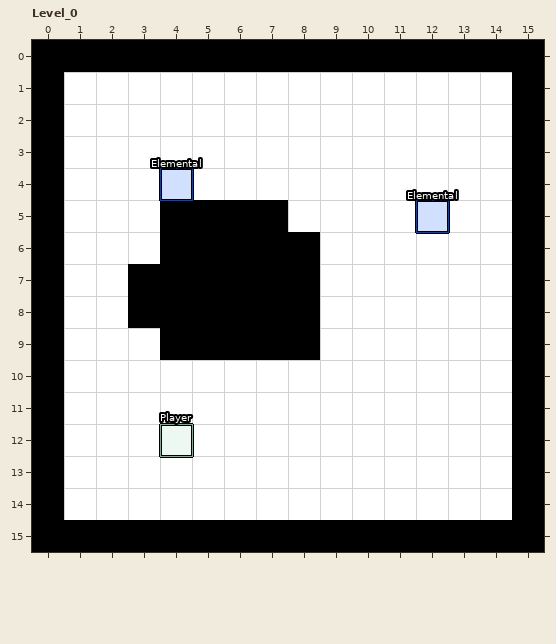
LDtk project: assets/test.ldtk. The first picture shows the starting point.
Cells are 16x16 px. Shown: Level_0 x 0..15, y 0..15.
The result:
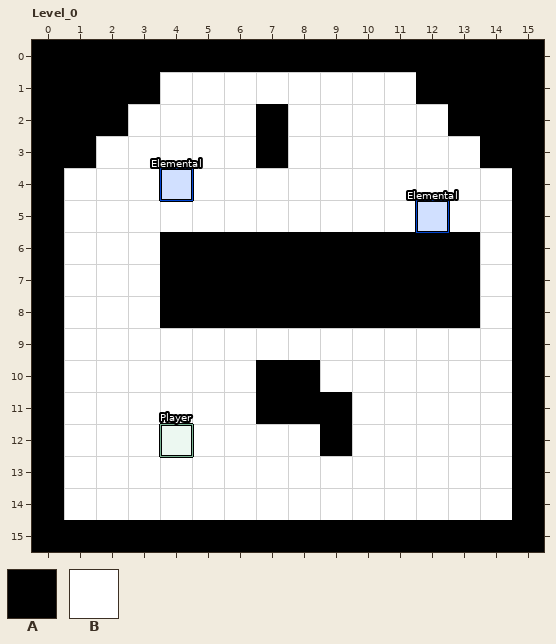
Key: from "IntGrid": A 1 "Walls", B 2 "Floor".
_ is an empty cell.
Change:
Layer "IntGrid":
The edit turns tile B into tile A in row 1 at x 1 to 3 and 12 to 14; in row 2 at x 1 to 2, 7 and 13 to 14; in row 3 at x 1, 7 and 14; in rows 6 to 8 at x 9 to 13; in row 10 at x 7 to 8; in row 11 at x 7 to 9.
The edit turns tile B into tile A in row 12 at x 9.
The edit turns tile A into tile B in row 5 at x 4 to 7; in rows 7 to 8 at x 3; in row 9 at x 4 to 8.
